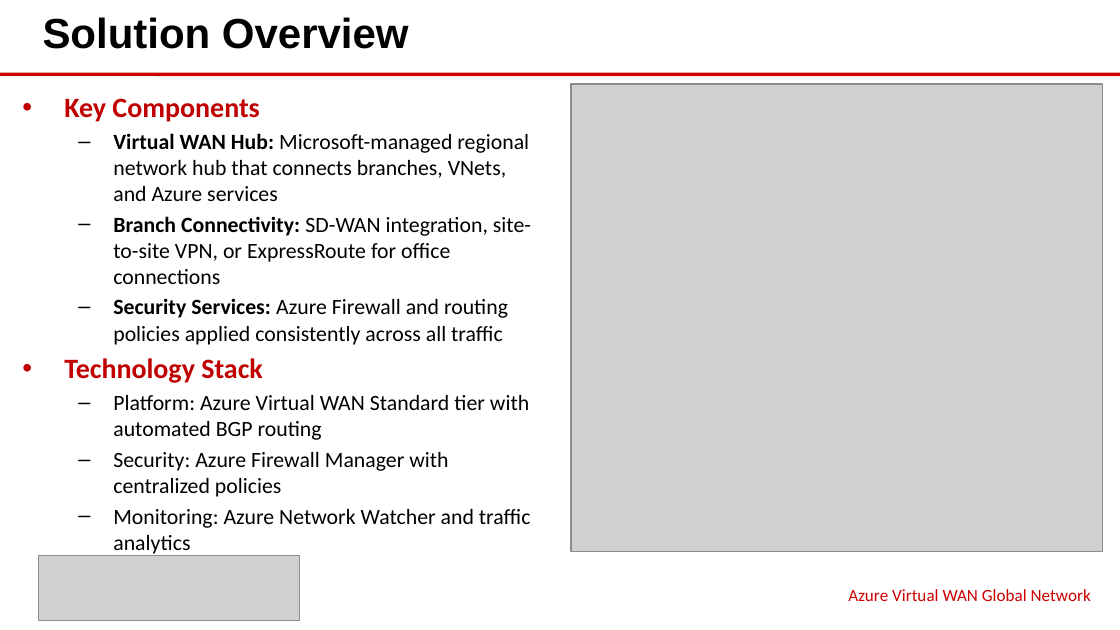
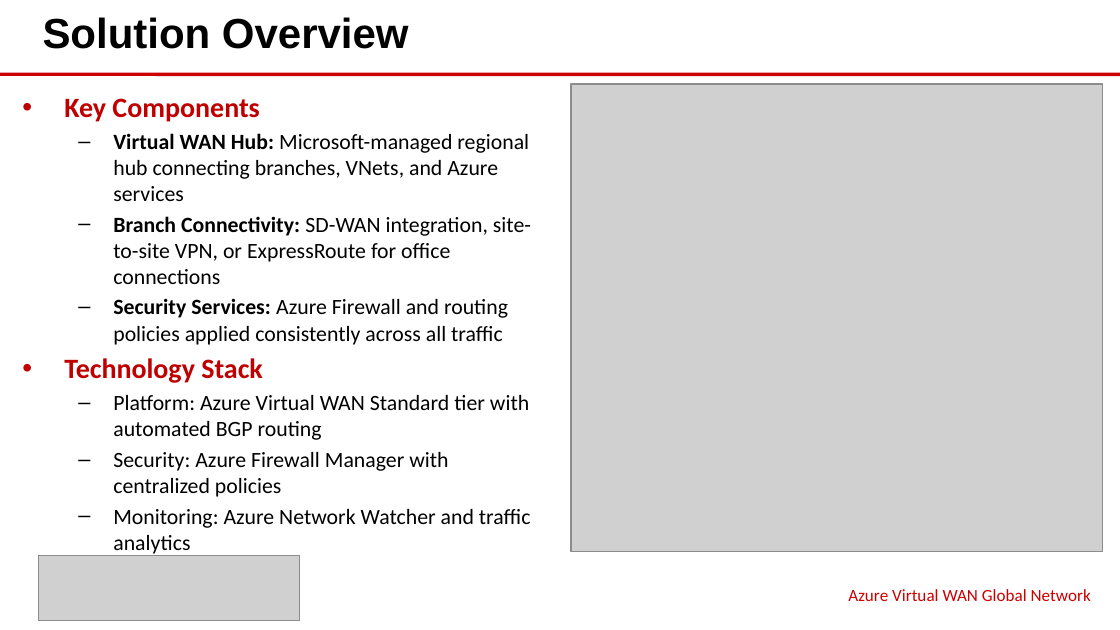
Before and after one commit to eoframework/solutions, a slide deck: slide 4 of solutions/azure/network/virtual-wan-global/presales/solution-briefing.pptx. Drawn at 1120x630 pixels with LibreOffice and Linux fonts; fonts in the diff are those of the drawing; grey boxes stand for pictures. Boxes give left, top, right and bottom in pixels: in the first picture for what was removed or moved away, otherwise in the second. Text is boxed around its words. In the diff, an @@ line names an element or a change of style, - is before the commit and + after.

```diff
--- a/solutions/azure/network/virtual-wan-global/presales/solution-briefing.pptx
+++ b/solutions/azure/network/virtual-wan-global/presales/solution-briefing.pptx
@@ text at (113, 133, 529, 201): text changed @@
-  – Virtual WAN Hub: Microsoft-managed regional network hub that connects branches, VNets, and Azure services
+  – Virtual WAN Hub: Microsoft-managed regional hub connecting branches, VNets, and Azure services
```
Also in this commit, not shown: 5 other files.
